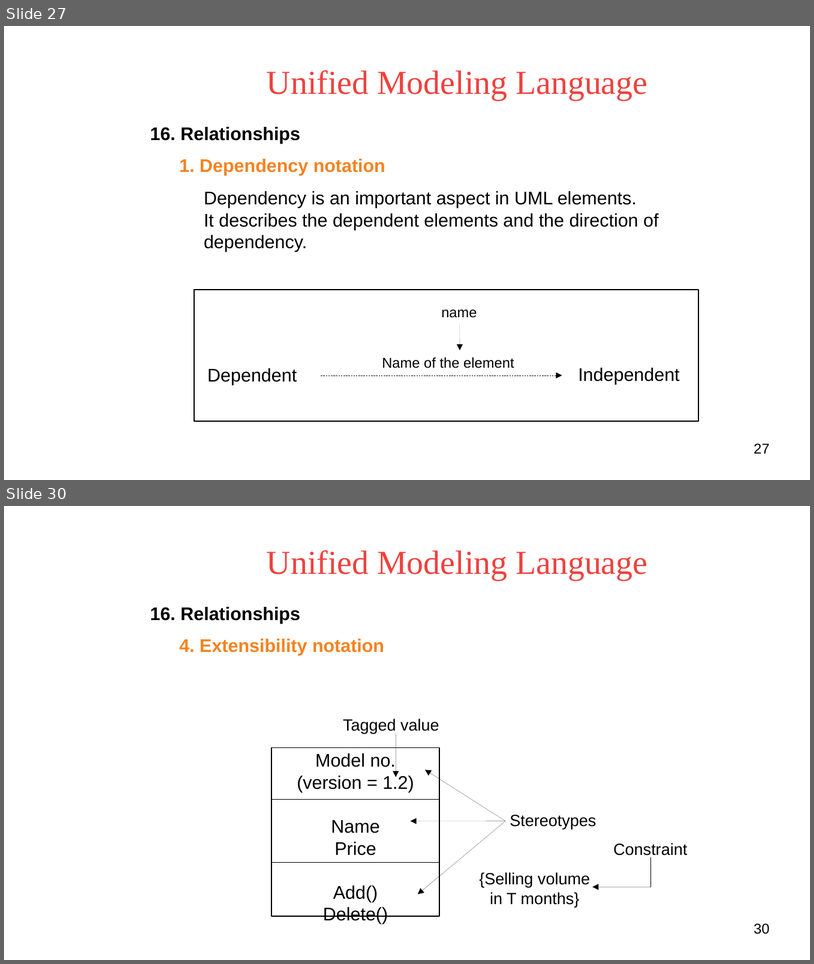
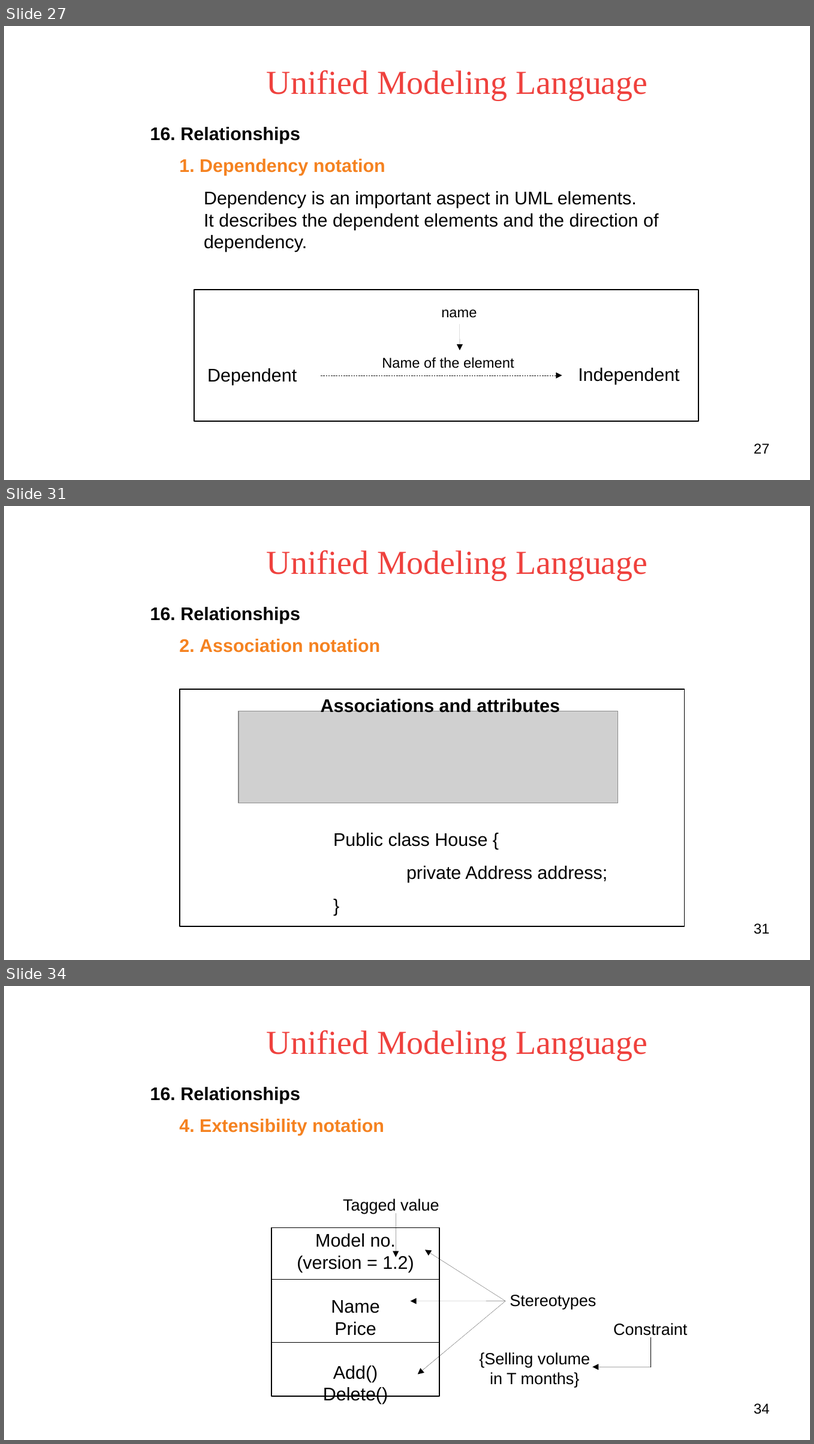
Before and after one commit to voducman/new, a slide deck: UML Presents.odp. Shown one above the other, each under a label of ours: slides 27 and 30 before the commit, slides 27, 31 and 34 after it; the slides between them are not shown. The pictures are 814x964 and 814x1444 pixels, drawn with LibreOffice and Linux fonts; fonts in the diff are those of the drawing; grey boxes stand for pictures; background and template pictures are left out. Boxes give left, top, right and bottom in pixels: in the first picture for what was removed or moved away, otherwise in the second. Text is boxed around its words. In the diff, an @@ line names an element or a change of style, - is before the commit and + after.

```diff
--- a/UML Presents.odp
+++ b/UML Presents.odp
@@ slide 31 added at <box>4,506,810,960</box>, background picture (left out) @@
@@ title added at <box>267,550,648,580</box>, 33 pt, text #EF413D @@
+Unified Modeling Language
@@ text added at <box>150,607,300,623</box>, 18 pt, text #000000, bold @@
+16. Relationships
@@ text added at <box>179,639,380,652</box>, 18 pt, text #F58220, bold @@
+2. Association notation
@@ rectangle added at <box>180,689,685,926</box>, outline #000000 0.99 pt @@
@@ text added at <box>321,697,560,712</box>, 18 pt, text #000000, bold @@
+Associations and attributes
@@ picture added at <box>239,711,618,803</box> @@
@@ text added at <box>333,832,608,882</box>, 18 pt, text #000000 @@
+Public class House {
+private Address address;
+}
@@ page number added at <box>754,923,770,934</box>, 14 pt, text #000000 @@
+31
@@ what was slide 30 is now slide 34 @@
@@ page number at <box>754,1403,770,1414</box>: text changed @@
-30
+34
```
Also in this commit, not shown: 7 slides changed, 4 other slides added.
